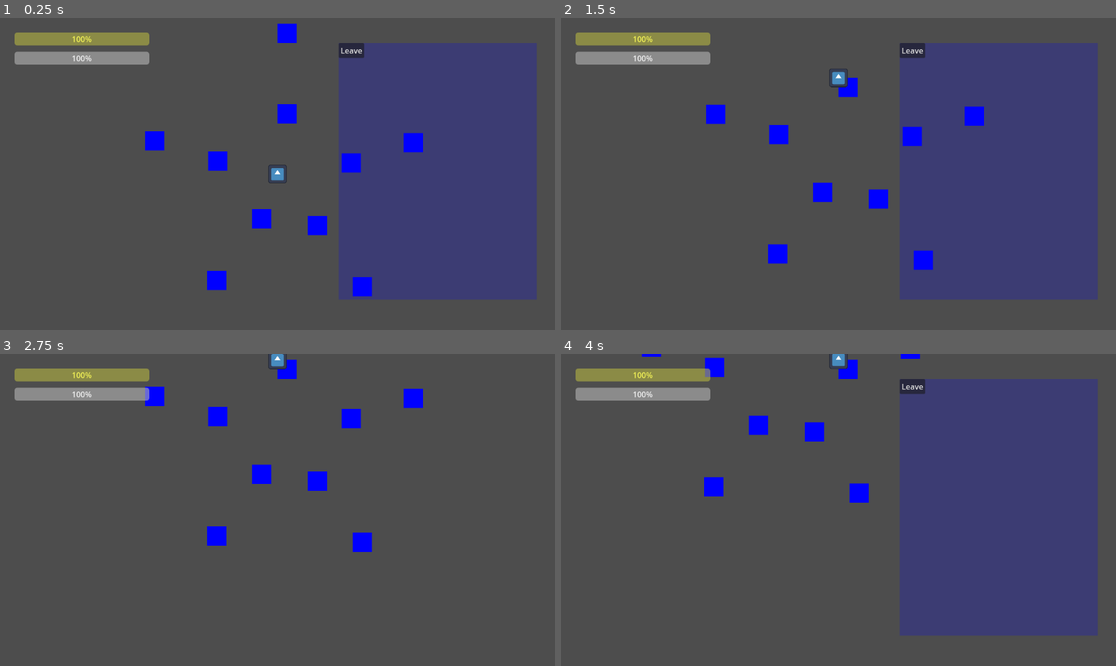
Above: before the commit, frames 1-4 (two rows, left to right).
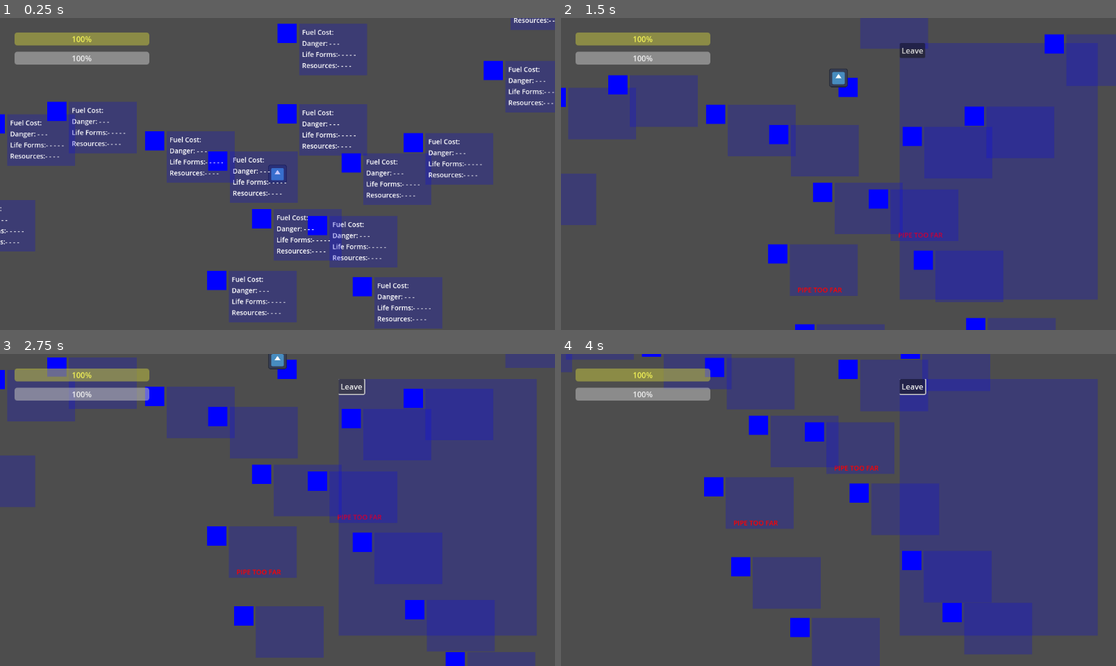
Above: after the commit, the same moments.

Repository: Lukko-Digital/upwell
Game: Godot game, scene res://src/map/map.tscn
The game is run twice, just before and just after one commit, with the same random seed, the same clock (stepped at 60 frames per second) and the same inputs. The engine's default icon, where the game draws it, is replaced by a stand-in: a white triangle on a blue panel in a dark square.
Inputs (mouse positions are in pixels of both pictures, inside the frame that each line leads up to):
- Up to frame 1 (0.25 s): no input
- Up to frame 2 (1.5 s): click (910, 49) at 0.5 s, where only the run before the commit has a clickable "Leave"; tap Enter at 1.25 s; drag from (849, 114) to (849, 33) at 1.27 s
- Up to frame 3 (2.75 s): click "Leave" at 2 s
- Up to frame 4 (4 s): click (910, 385) at 2.75 s, where only the run after the commit has a clickable "Leave"; tap Space at 3.5 s; drag from (910, 419) to (849, 369) at 3.52 s

The runs differ from the first frame. In frame 1, 38% of the frame differs, in the area x 0-100%, y 0-100%; in frame 2, 24%; in frame 3, 44%; in frame 4, 23%.

Commit message:
beginning of pipe encounter scene

Diff:
--- /dev/null
+++ b/src/map/encounters/climb_tree.tres
@@ -0,0 +1,12 @@
+[gd_resource type="Resource" script_class="Encounter" load_steps=2 format=3 uid="uid://d35icivg6j166"]
+
+[ext_resource type="Script" path="res://src/map/encounters/encounter.gd" id="1_qrbmo"]
+
+[resource]
+script = ExtResource("1_qrbmo")
+prereq = {}
+button_text = "Climb the tree"
+enter_text = "You collect an olive"
+cost = {}
+reward = {}
+next_encounters = Array[ExtResource("1_qrbmo")]([])
--- a/src/map/encounters/encounter.gd
+++ b/src/map/encounters/encounter.gd
@@ -2,7 +2,8 @@
 class_name Encounter
 
 @export var prereq = {}
-@export var text = ""
+@export var button_text = ""
+@export var enter_text = ""
 @export var cost = {}
 @export var reward = {}
 @export var next_encounters: Array[Encounter] = []
--- /dev/null
+++ b/src/map/encounters/tree.tres
@@ -0,0 +1,13 @@
+[gd_resource type="Resource" script_class="Encounter" load_steps=3 format=3 uid="uid://cd7q1cr8lfm7i"]
+
+[ext_resource type="Resource" uid="uid://d35icivg6j166" path="res://src/map/encounters/climb_tree.tres" id="1_dtyb6"]
+[ext_resource type="Script" path="res://src/map/encounters/encounter.gd" id="1_f5nac"]
+
+[resource]
+script = ExtResource("1_f5nac")
+prereq = {}
+button_text = "Go to the tree."
+enter_text = "You arrive at the tree."
+cost = {}
+reward = {}
+next_encounters = Array[ExtResource("1_f5nac")]([ExtResource("1_dtyb6")])
--- a/src/map/pipe.gd
+++ b/src/map/pipe.gd
@@ -11,6 +11,10 @@
 
 @onready var player = get_parent().get_parent().get_node("Player")
 
+@onready var encounters = $CanvasLayer/EncounterContainer/ScrollContainer/Encounters
+
+var pipe_encounter = preload ("res://src/map/pipe_encounter.tscn")
+
 signal clicked(pipe)
 
 var player_can_see = false
@@ -23,17 +27,22 @@
 var attributes: PipeType
 
 const PIPE_TYPES: Array[PipeType] = [
-
+	preload ("res://src/map/pipe_types/grass_field.tres"),
 ]
 
 var points_of_interest: Array[Encounter]
 var completed_encounters: Array[Encounter] = []
 
 func _ready():
-	# attributes = PIPE_TYPES[randi() % PIPE_TYPES.size()]
-	# points_of_interest = attributes.points_of_interest
+	attributes = PIPE_TYPES[randi() % PIPE_TYPES.size()]
+	points_of_interest = attributes.points_of_interest
 
-	# cost["drill"] = attributes.drill_cost
+	for e in points_of_interest:
+		var encounter = pipe_encounter.instantiate()
+		await encounter.set_text(e)
+		encounters.add_child(encounter)
+
+	cost["drill"] = attributes.drill_cost
 
 	hide()
 	info_tag.hide()
@@ -66,6 +75,7 @@
 			event.pressed and
 			can_move()
 		):
+			$CanvasLayer/EncounterContainer.show()
 			player.move_to(self)
 			clicked.emit(self)
 
@@ -89,3 +99,6 @@
 func update_cost(_pipe: Pipe=null):
 	cost["fuel"] = position.distance_to(player.position) / 15
 	pipe_info.text = info_template % [cost["fuel"]]
+
+func leave_encounter():
+	$CanvasLayer/EncounterContainer.hide()
--- a/src/map/pipe.tscn
+++ b/src/map/pipe.tscn
@@ -69,6 +69,34 @@
 theme_override_font_sizes/font_size = 14
 text = "PIPE TOO FAR"
 
+[node name="CanvasLayer" type="CanvasLayer" parent="."]
+
+[node name="EncounterContainer" type="ColorRect" parent="CanvasLayer"]
+visible = false
+offset_left = 703.0
+offset_top = 52.0
+offset_right = 1114.0
+offset_bottom = 585.0
+size_flags_horizontal = 3
+size_flags_vertical = 3
+color = Color(0, 0, 1, 0.215686)
+
+[node name="ScrollContainer" type="ScrollContainer" parent="CanvasLayer/EncounterContainer"]
+layout_mode = 1
+anchors_preset = 15
+anchor_right = 1.0
+anchor_bottom = 1.0
+grow_horizontal = 2
+grow_vertical = 2
+
+[node name="Encounters" type="VBoxContainer" parent="CanvasLayer/EncounterContainer/ScrollContainer"]
+layout_mode = 2
+alignment = 1
+
+[node name="Button" type="Button" parent="CanvasLayer/EncounterContainer/ScrollContainer/Encounters"]
+layout_mode = 2
+text = "Leave"
+
 [connection signal="gui_input" from="." to="." method="_on_gui_input"]
 [connection signal="mouse_entered" from="." to="." method="_on_mouse_entered"]
 [connection signal="mouse_exited" from="." to="." method="_on_mouse_exited"]
--- /dev/null
+++ b/src/map/pipe_encounter.gd
@@ -0,0 +1,17 @@
+extends Control
+
+@onready var text = $Text
+@onready var next_actions = $NextActions
+
+var pipe_encounter = preload ("res://src/map/pipe_encounter.tscn")
+
+func set_text(encounter: Encounter):
+	await self.ready
+	print(encounter.enter_text)
+	text.text = encounter.enter_text
+
+	for e in encounter.next_encounters:
+		var button = Button.new()
+		button.text = e.button_text
+		button.pressed.connect(func(): get_parent().add_child(pipe_encounter.instantiate().set_text(e)))
+		next_actions.add_child(button)
--- /dev/null
+++ b/src/map/pipe_encounter.tscn
@@ -0,0 +1,22 @@
+[gd_scene load_steps=2 format=3 uid="uid://bx4ieo5ulqnff"]
+
+[ext_resource type="Script" path="res://src/map/pipe_encounter.gd" id="1_amipj"]
+
+[node name="PipeEncounter" type="Control"]
+layout_mode = 3
+anchors_preset = 15
+anchor_right = 1.0
+anchor_bottom = 1.0
+grow_horizontal = 2
+grow_vertical = 2
+script = ExtResource("1_amipj")
+
+[node name="Text" type="Label" parent="."]
+layout_mode = 0
+offset_right = 40.0
+offset_bottom = 23.0
+
+[node name="NextActions" type="HBoxContainer" parent="."]
+layout_mode = 0
+offset_right = 40.0
+offset_bottom = 40.0
--- /dev/null
+++ b/src/map/pipe_types/grass_field.tres
@@ -0,0 +1,10 @@
+[gd_resource type="Resource" script_class="PipeType" load_steps=3 format=3 uid="uid://d13846xhi2t2g"]
+
+[ext_resource type="Resource" uid="uid://cd7q1cr8lfm7i" path="res://src/map/encounters/tree.tres" id="1_ck4dj"]
+[ext_resource type="Script" path="res://src/map/pipe_types/pipe_type.gd" id="1_vk67d"]
+
+[resource]
+script = ExtResource("1_vk67d")
+drill_cost = 1.0
+intro_text = "You enter a grass field"
+points_of_interest = Array[Resource("res://src/map/encounters/encounter.gd")]([ExtResource("1_ck4dj")])
--- a/src/map/pipe_types/pipe_attributes.gd
+++ b/src/map/pipe_types/pipe_type.gd
@@ -1,8 +1,8 @@
 extends Resource
 class_name PipeType
 
-@export var name: String = ""
-
 @export var drill_cost: float = 1
 
+@export var intro_text = ""
+
 @export var points_of_interest: Array[Encounter]
--- a/src/map/player.gd
+++ b/src/map/player.gd
@@ -1,8 +1,6 @@
 extends Sprite2D
 
 @onready var resource_bars = $UI/ResourceBars
-@onready var encounter_container = $UI/EncounterContainer
-@onready var encounters = $UI/EncounterContainer/ScrollContainer/Encounters
 
 var current_pipe: Pipe = null
 
@@ -20,8 +18,3 @@
 		print(resource, resources[resource])
 
 	current_pipe.visited = true
-
-	encounter_container.show()
-
-func leave_encounter():
-	encounter_container.hide()
--- a/src/map/player.tscn
+++ b/src/map/player.tscn
@@ -33,6 +33,7 @@
 offset_bottom = 40.0
 
 [node name="drill" type="ProgressBar" parent="UI/ResourseBars"]
+layout_mode = 0
 offset_left = 30.0
 offset_top = 70.0
 offset_right = 310.0
@@ -41,35 +42,9 @@
 
 [node name="fuel" type="ProgressBar" parent="UI/ResourseBars"]
 modulate = Color(1, 1, 0.356863, 1)
+layout_mode = 0
 offset_left = 30.0
 offset_top = 30.0
 offset_right = 310.0
 offset_bottom = 57.0
 value = 100.0
-
-[node name="EncounterContainer" type="ColorRect" parent="UI"]
-offset_left = 703.0
-offset_top = 52.0
-offset_right = 1114.0
-offset_bottom = 585.0
-size_flags_horizontal = 3
-size_flags_vertical = 3
-color = Color(0, 0, 1, 0.215686)
-
-[node name="ScrollContainer" type="ScrollContainer" parent="UI/EncounterContainer"]
-layout_mode = 1
-anchors_preset = 15
-anchor_right = 1.0
-anchor_bottom = 1.0
-grow_horizontal = 2
-grow_vertical = 2
-
-[node name="Encounters" type="VBoxContainer" parent="UI/EncounterContainer/ScrollContainer"]
-layout_mode = 2
-alignment = 1
-
-[node name="Button" type="Button" parent="UI/EncounterContainer/ScrollContainer/Encounters"]
-layout_mode = 2
-text = "Leave"
-
-[connection signal="pressed" from="UI/EncounterContainer/ScrollContainer/Encounters/Button" to="." method="leave_encounter"]
